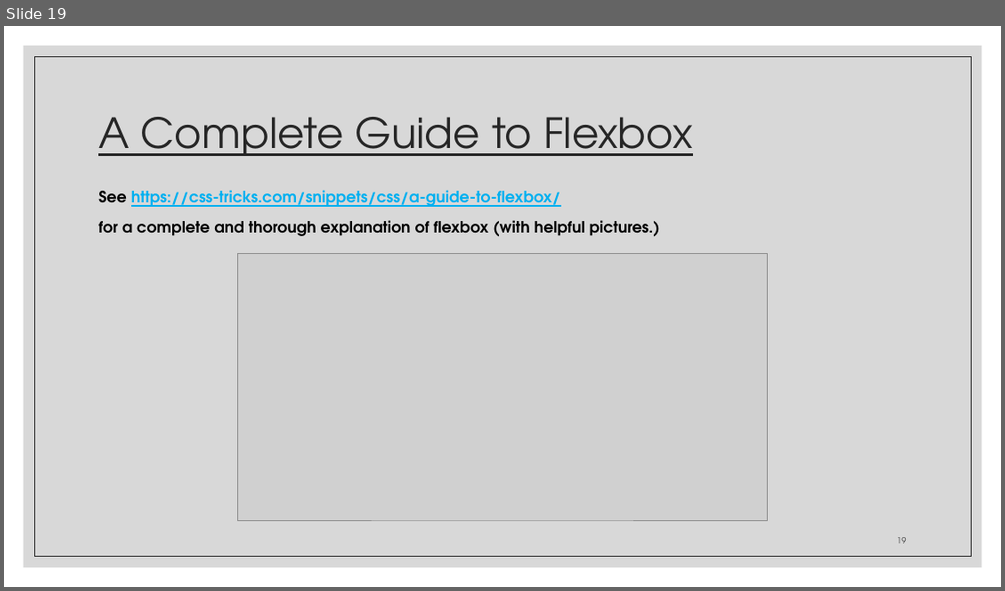
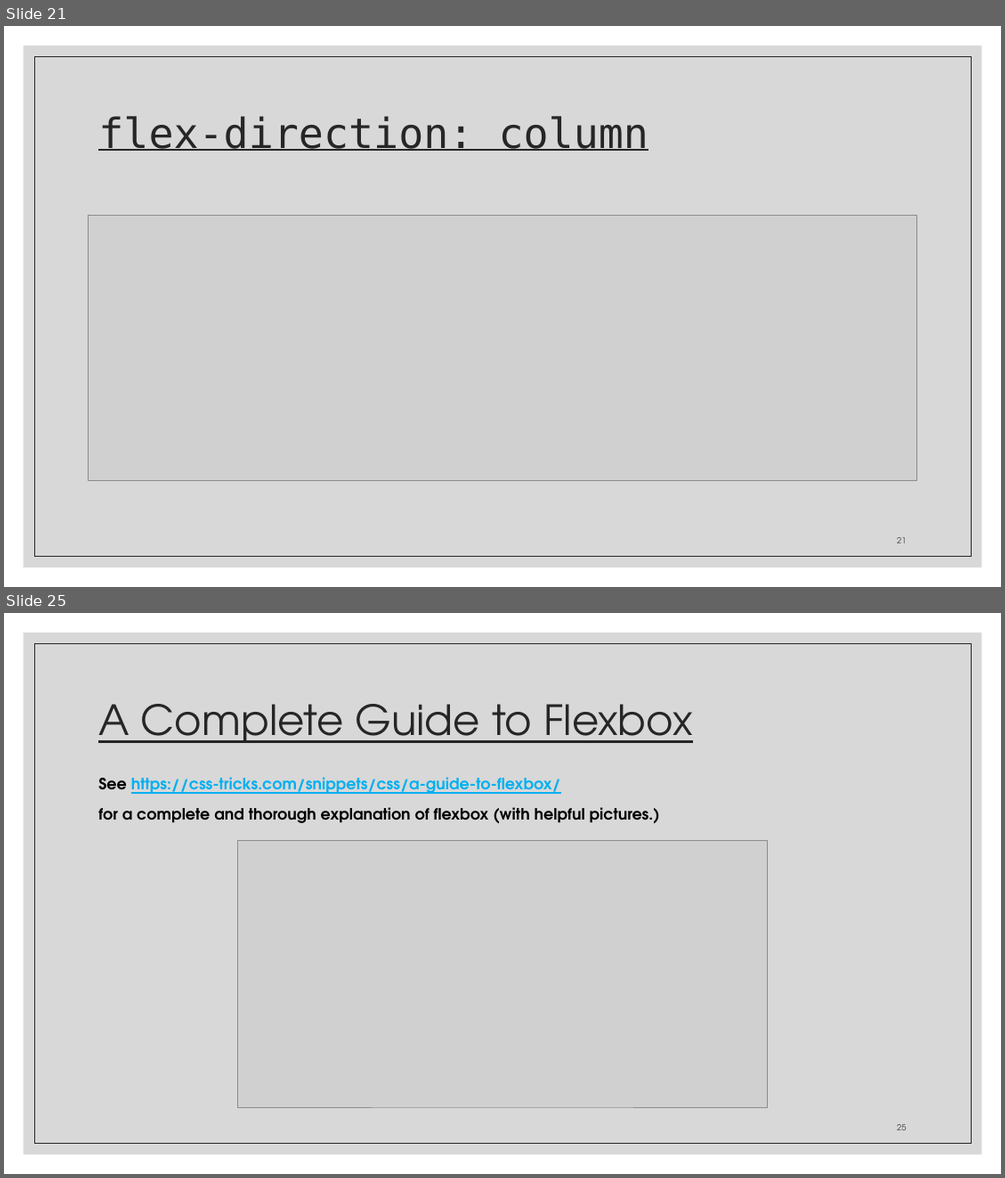
Before and after one commit to zackstotts/base-node-curriculum, a slide deck: unit_00/html_review/03 CSS.pptx. Shown one above the other, each under a label of ours: slide 19 before the commit, slides 21 and 25 after it; the slides between them are not shown. The pictures are 1005x591 and 1005x1178 pixels, drawn with LibreOffice and Linux fonts; fonts in the diff are those of the drawing; grey boxes stand for pictures. Boxes give left, top, right and bottom in pixels: in the first picture for what was removed or moved away, otherwise in the second. Text is boxed around its words. In the diff, an @@ line names an element or a change of style, - is before the commit and + after.

```diff
--- a/unit_00/html_review/03 CSS.pptx
+++ b/unit_00/html_review/03 CSS.pptx
@@ slide 21 added at bbox=[4, 26, 1001, 587], background #FFFFFF; not listed: 2 template elements that a slide beside it also shows @@
@@ title added at bbox=[98, 116, 648, 151], 40 pt, text #262626, underline @@
+flex-direction: column
@@ picture added at bbox=[89, 216, 917, 481] @@
@@ page number added at bbox=[897, 537, 906, 543], 8 pt, text #404040 @@
+21
@@ what was slide 19 is now slide 25 @@
@@ page number at bbox=[897, 1124, 906, 1130]: text changed @@
-19
+25
```
Also in this commit, not shown: 7 slides changed, 6 other slides added, 1 slide removed.
